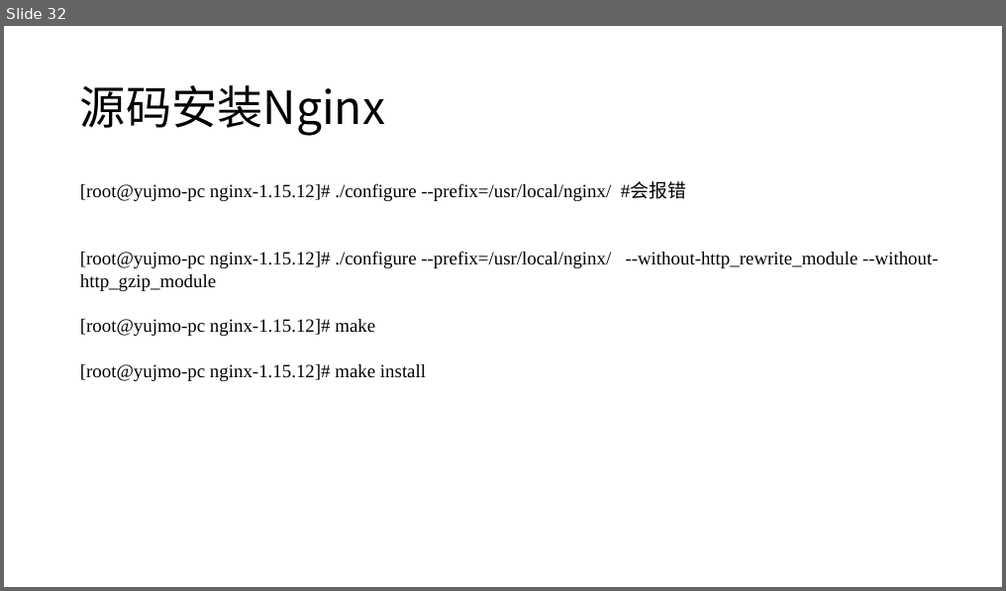
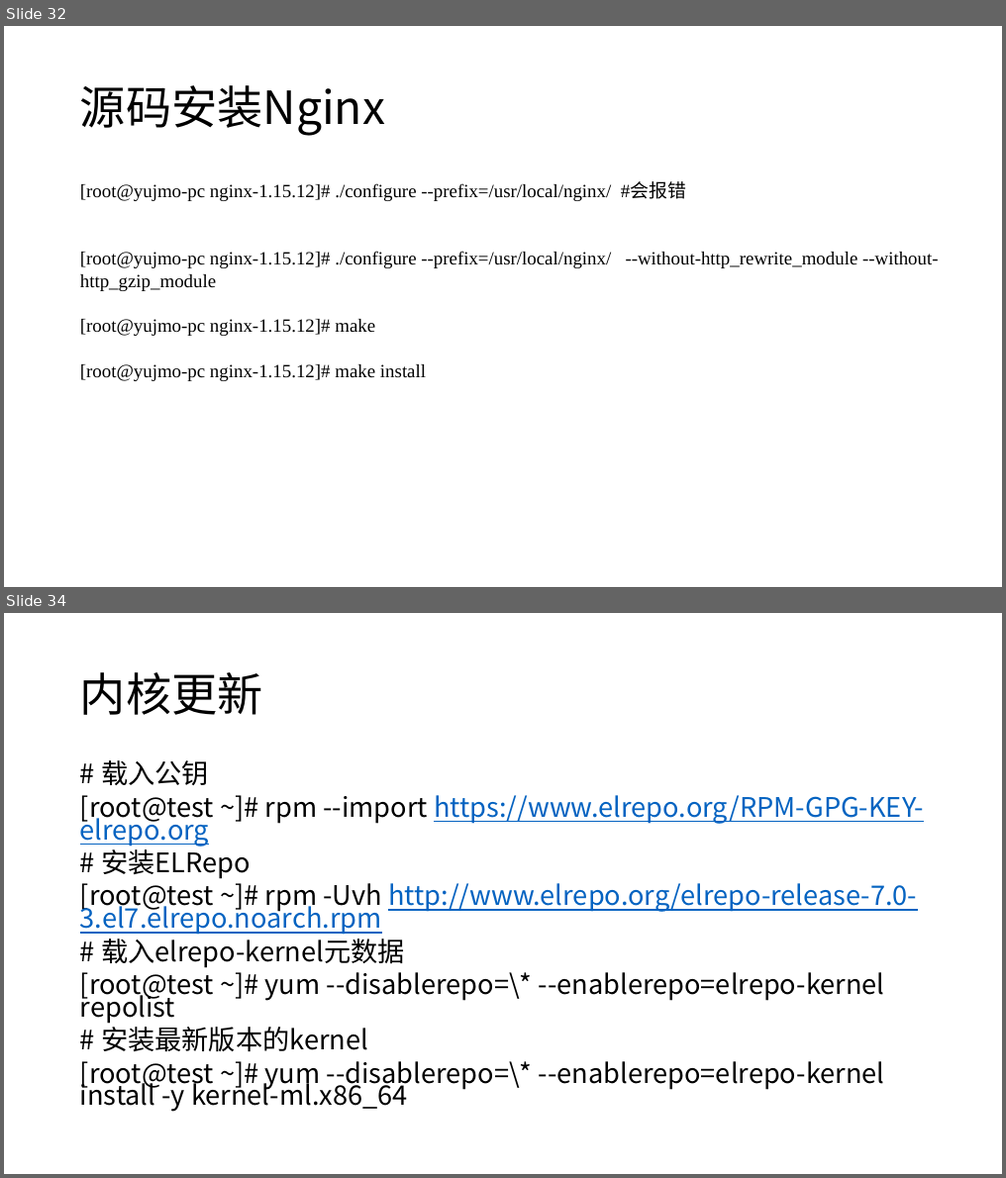
Before and after one commit to yujmo/RHCE_monoid_2019_3_10, a slide deck: 6、第六次课/2、软件安装.pptx. Shown one above the other, each under a label of ours: slide 32 before the commit, slides 32 and 34 after it; the slides between them are not shown. The pictures are 1006x591 and 1006x1178 pixels, drawn with LibreOffice and Linux fonts; fonts in the diff are those of the drawing. Boxes give left, top, right and bottom in pixels: in the first picture for what was removed or moved away, otherwise in the second. Text is boxed around its words. In the diff, an @@ line names an element or a change of style, - is before the commit and + after.

```diff
--- a/6、第六次课/2、软件安装.pptx
+++ b/6、第六次课/2、软件安装.pptx
@@ slide 34 added at box(4, 613, 1002, 1174), background #FFFFFF @@
@@ title added at box(80, 672, 263, 715), 44 pt, text #000000 @@
+内核更新
@@ text added at box(80, 761, 924, 1112), 25.9 pt, text #000000 @@
+# 载入公钥
+[root@test ~]# rpm --import https://www.elrepo.org/RPM-GPG-KEY-elrepo.org
+# 安装ELRepo
+[root@test ~]# rpm -Uvh http://www.elrepo.org/elrepo-release-7.0-3.el7.elrepo.noarch.rpm
+# 载入elrepo-kernel元数据
+[root@test ~]# yum --disablerepo=\* --enablerepo=elrepo-kernel repolist
+# 安装最新版本的kernel
+[root@test ~]# yum --disablerepo=\* --enablerepo=elrepo-kernel install -y kernel-ml.x86_64
```
Also in this commit, not shown: 2 other slides added, 1 slide removed, 13 other files.
